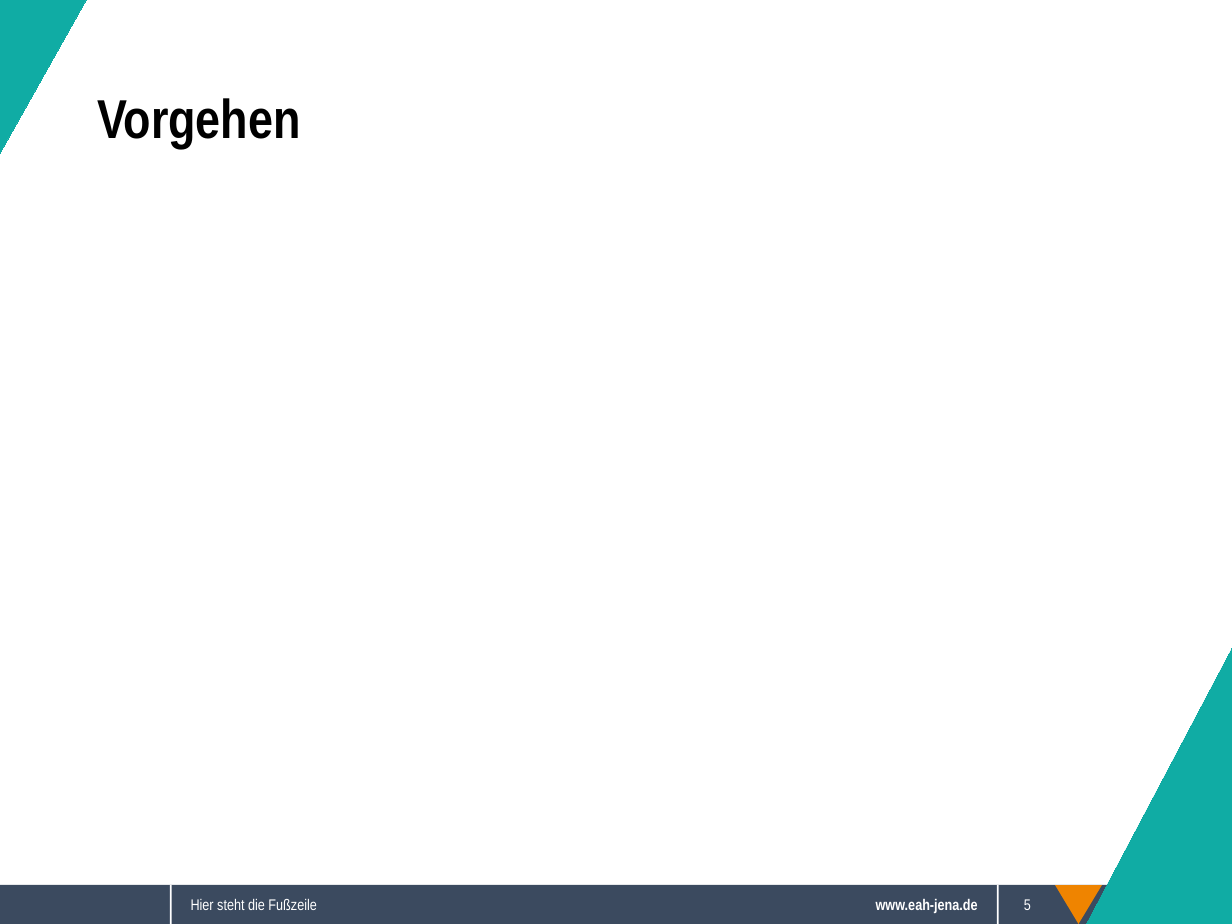
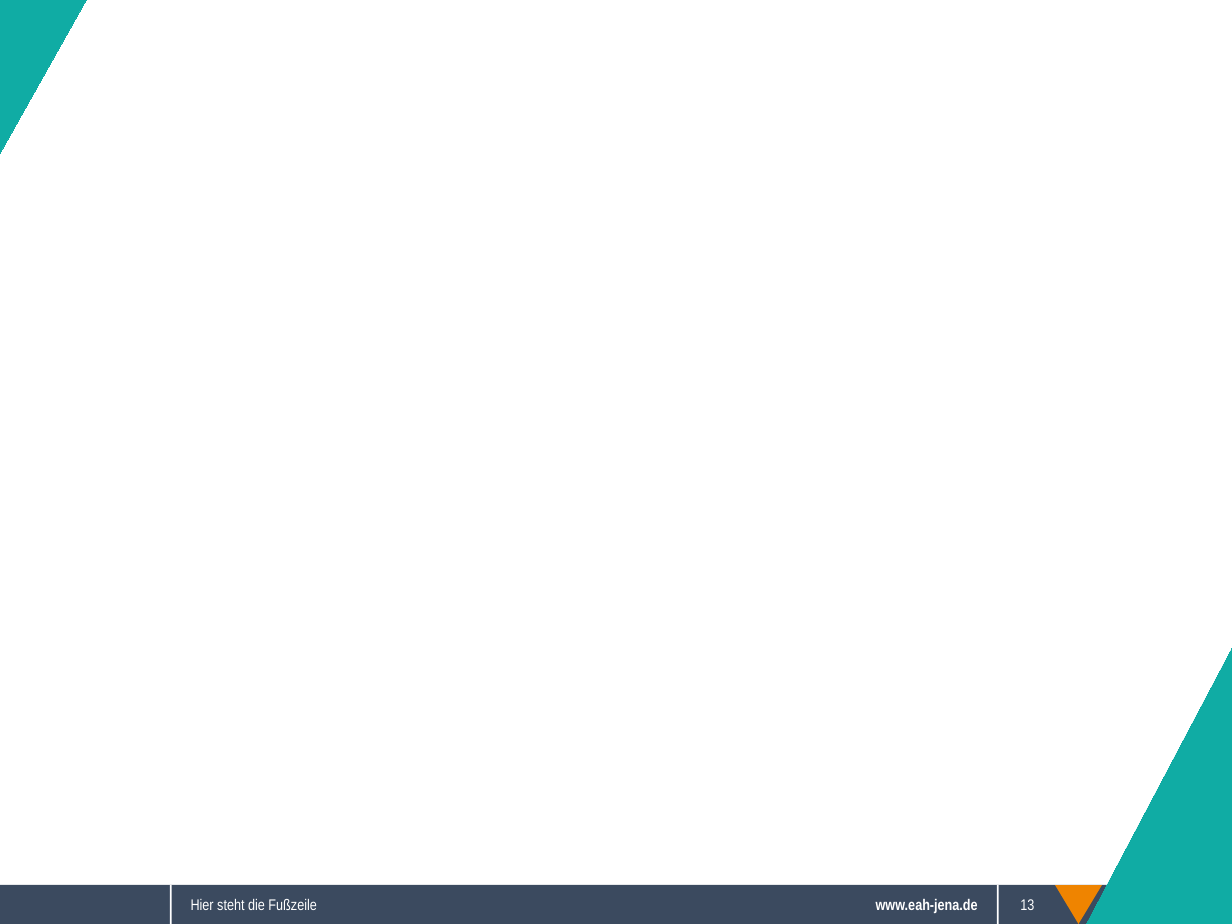
Before and after one commit to Sappy5053/Komplexpraktikum, a slide deck: slide 13 of Präsentation.odp (slide 5 before the commit). Drawn at 1232x924 pixels with LibreOffice and Linux fonts; fonts in the diff are those of the drawing; background and template pictures are left out. Boxes give left, top, right and bottom in pixels: in the first picture for what was removed or moved away, otherwise in the second. Text is boxed around its words. In the diff, an @@ line names an element or a change of style, - is before the commit and + after.

```diff
--- a/Präsentation.odp
+++ b/Präsentation.odp
@@ title removed at [97, 98, 301, 148] @@
-Vorgehen
@@ page number at [1020, 899, 1034, 910]: text changed @@
-5
+13
```
Also in this commit, not shown: 4 other slides changed, 4 slides added, 45 other files.
